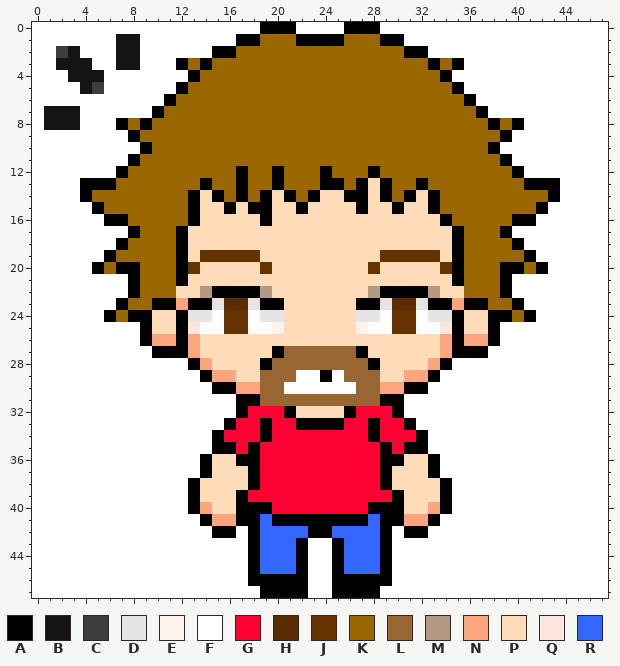
Two versions of one pixel-art sprite, img/speakers/guillaume.png. Above is the file before it was changed.
The file is 96x96 pixels, drawn in blocks of 2x2; one block is one cell here. Colours within 5 levels of each other are drawn and written as one.
Palette (. is transparent): A #000000  B #171311  C #3d3d3d  D #e5e5e5  E #fdf3ec  F #ffffff  G #ff0033  H #5b2d00  J #663300  K #996600  L #996633  M #b29980  N #fda57d  P #ffdcb8  Q #fde6dd  R #3366ff
Now the later version:
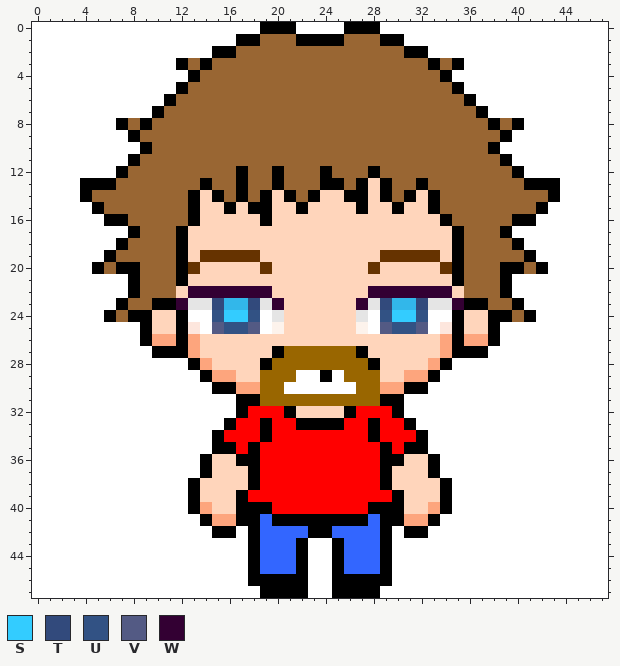
Colours new in this view: S #33ccff  T #324a7c  U #325284  V #535a84  W #330033
From old to new:
@@ palette @@
-G #ff0033
+G #ff0000
-H #5b2d00
+H #32b7ea
-K #996600
+K #996633
-L #996633
+L #996600
-P #ffdcb8
+P #ffd5bb
@@ x 0..10 @@
  0 FFFFFFFFFFF
- 1 FFFFFFFBBFF
- 2 FFCBFFFBBFF
- 3 FFBBBFFBBFF
- 4 FFFBBBFFFFF
- 5 FFFFBCFFFFF
+ 1 FFFFFFFFFFF
+ 2 FFFFFFFFFFF
+ 3 FFFFFFFFFFF
+ 4 FFFFFFFFFFF
+ 5 FFFFFFFFFFF
  6 FFFFFFFFFFF
- 7 FBBBFFFFFFA
- 8 FBBBFFFAKAK
+ 7 FFFFFFFFFFA
+ 8 FFFFFFFAKAK
  9 FFFFFFFFAKK
@@ x 10..37 @@
 21 KKAPPPPPPPPPPPPPPPPPPPPPPAKK
-22 KKPPMAAAAMPPPPPPPPMAAAAMPPKK
-23 AANAADHHDAAPPPPPPAADHHDAANAA
-24 PPADDFJJFDDPPPPPPDDFJJFDDAPP
-25 PPAQFFJJFFEPPPPPPEFFJJFFQAPP
+22 KKPWWWWWWWPPPPPPPPWWWWWWWPKK
+23 AAWDDTHHTDWPPPPPPWDTHHTDDWAA
+24 PPAFFUSSUFDPPPPPPDFUSSUFFAPP
+25 PPAQFVUUVFEPPPPPPEFVUUVFQAPP
 26 NNANPPPPPPPPPPPPPPPPPPPPNANN
Pixel boxes of the changes (left, top, right, bottom) in both pictures:
changed: (44, 34, 548, 514)
